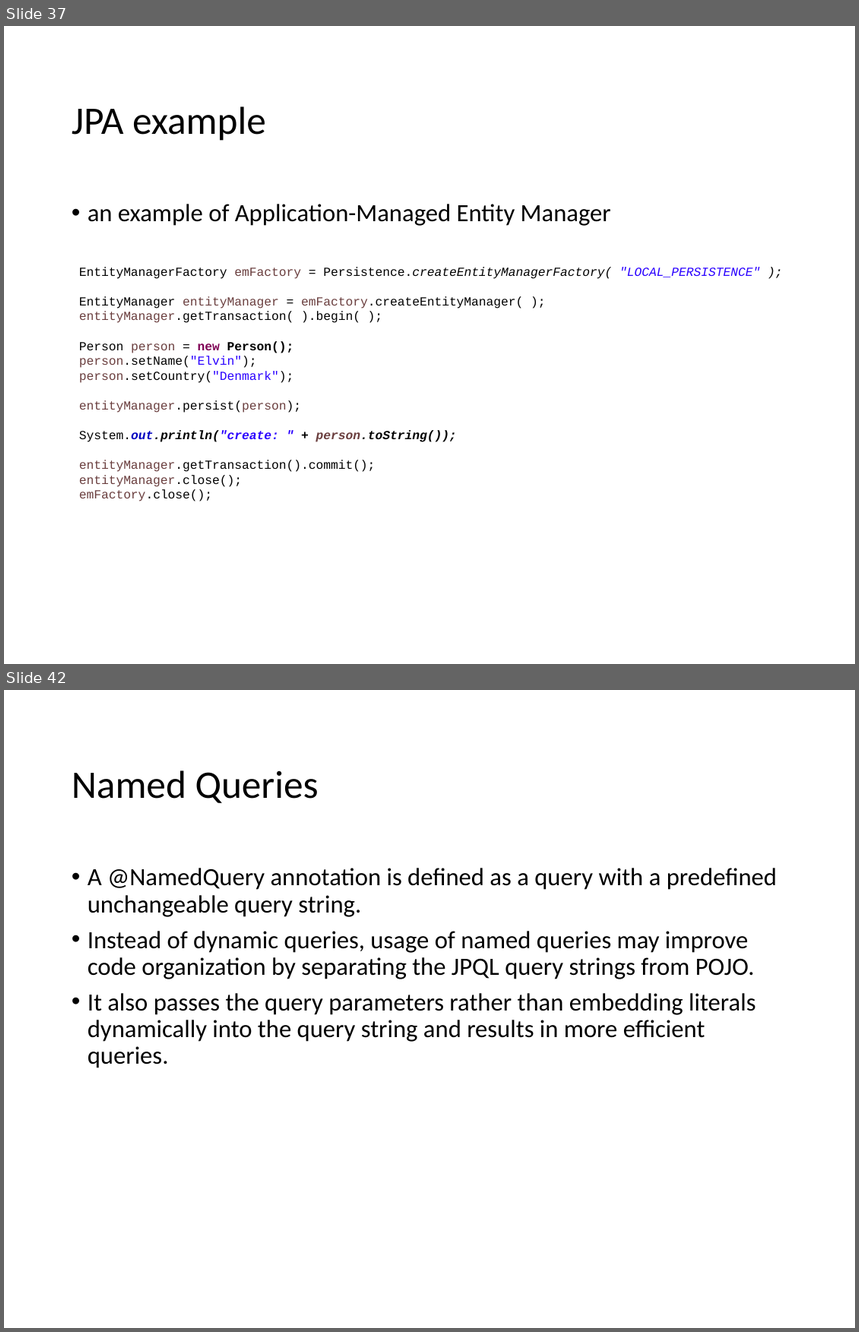
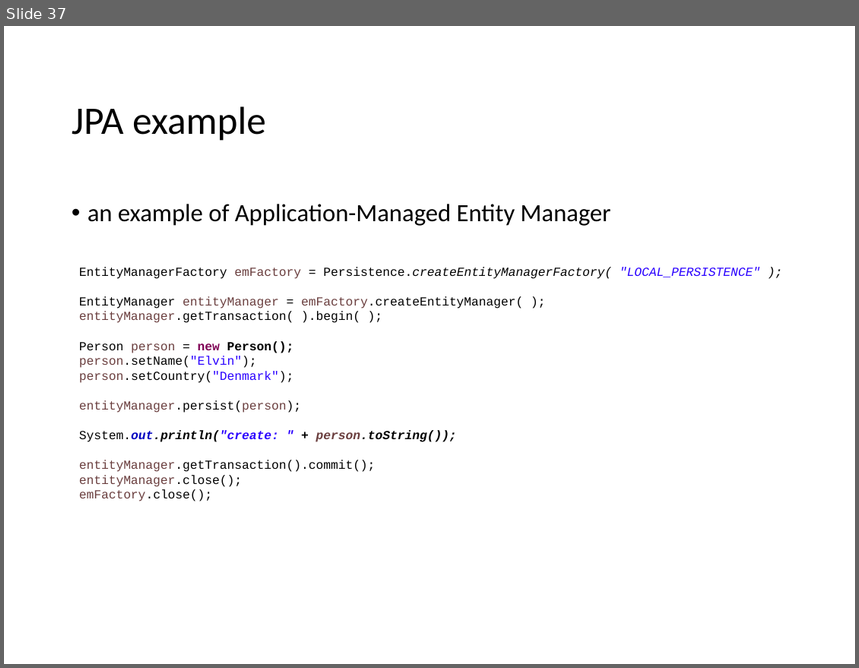
Before and after one commit to lawren43/mytest-repo, a slide deck: test-springmvc/doc/1.JPA Introduction.pptx. Shown one above the other, each under a label of ours: slides 37 and 42 before the commit, slide 37 after it; the slides between them are not shown. The pictures are 859x1332 and 859x668 pixels, drawn with LibreOffice and Linux fonts; fonts in the diff are those of the drawing. Boxes give left, top, right and bottom in pixels: in the first picture for what was removed or moved away, otherwise in the second. Text is boxed around its words. In the diff, an @@ line names an element or a change of style, - is before the commit and + after.

```diff
--- a/test-springmvc/doc/1.JPA Introduction.pptx
+++ b/test-springmvc/doc/1.JPA Introduction.pptx
@@ slide 42 removed at (x1=4, y1=690, x2=855, y2=1328), background #FFFFFF @@
@@ title removed at (x1=72, y1=771, x2=319, y2=803) @@
-Named Queries
@@ text removed at (x1=88, y1=868, x2=777, y2=1068) @@
-• A @NamedQuery annotation is defined as a query with a predefined unchangeable query string.
-• Instead of dynamic queries, usage of named queries may improve code organization by separating the JPQL query strings from POJO.
-• It also passes the query parameters rather than embedding literals dynamically into the query string and results in more efficient queries.
```
Also in this commit, not shown: 5 slides changed, 2 slides added, 63 other slides removed, 1 other file.
